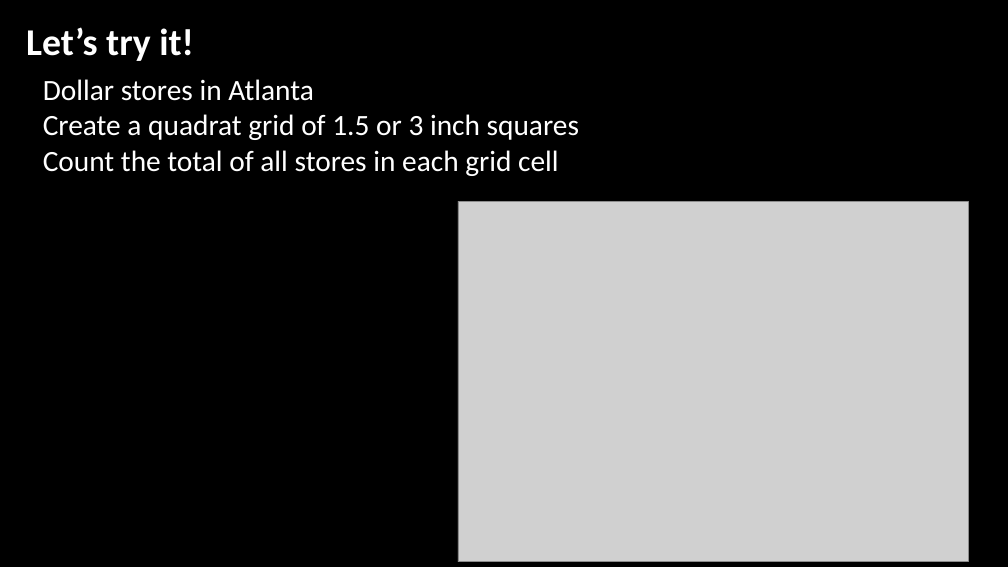
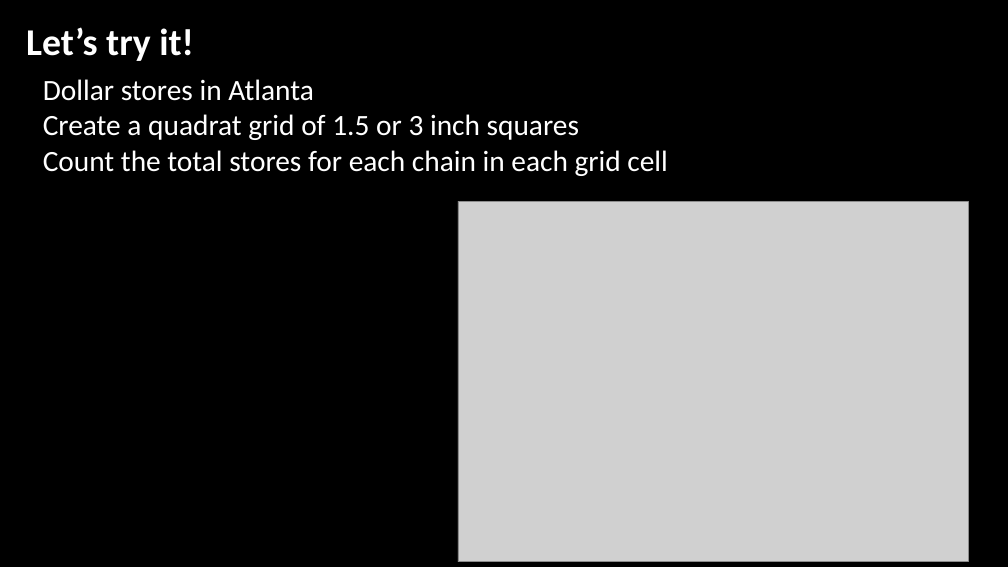
Before and after one commit to jshannon75/geog4300, a slide deck: slide 8 of in_class_slides/geog4300_W05-1 Point pattern analysis and MAUP.pptx. Drawn at 1008x567 pixels with LibreOffice and Linux fonts; fonts in the diff are those of the drawing; grey boxes stand for pictures; background and template pictures are left out. Boxes give left, top, right and bottom in pixels: in the first picture for what was removed or moved away, otherwise in the second. Text is boxed around its words. In the diff, an @@ line names an element or a change of style, - is before the commit and + after.

Commit message:
kjh

```diff
--- a/in_class_slides/geog4300_W05-1 Point pattern analysis and MAUP.pptx
+++ b/in_class_slides/geog4300_W05-1 Point pattern analysis and MAUP.pptx
@@ text at [43,150,667,176]: text changed @@
-Count the total of all stores in each grid cell
+Count the total stores for each chain in each grid cell
```
Also in this commit, not shown: 2 other slides changed.
